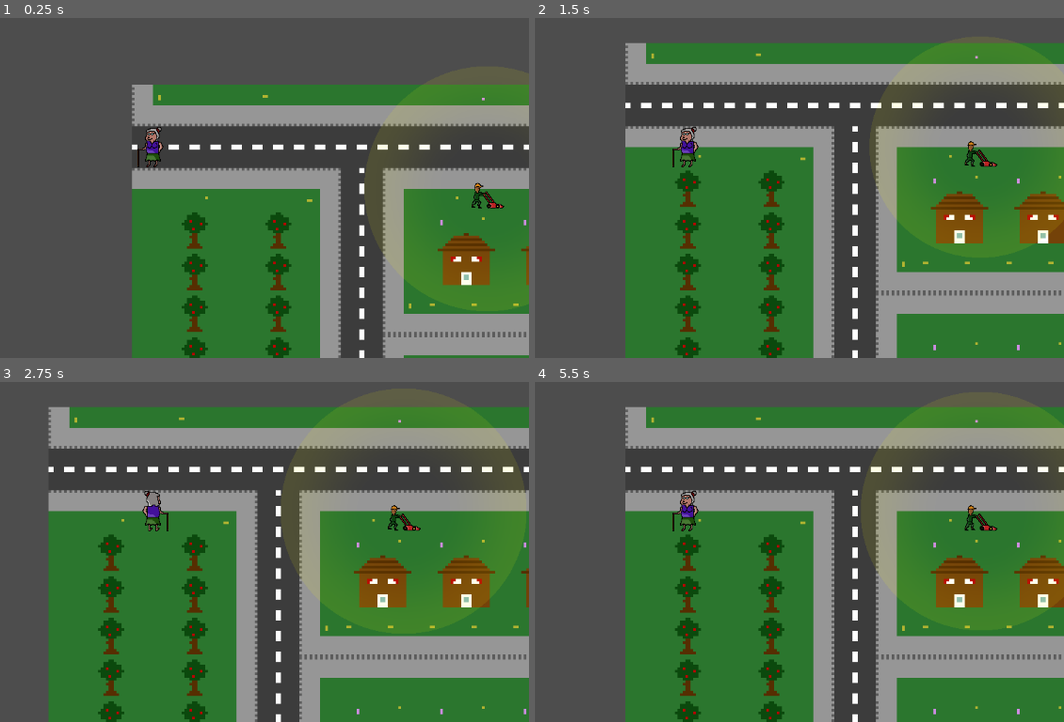
Above: before the commit, frames 1-4 (two rows, left to right).
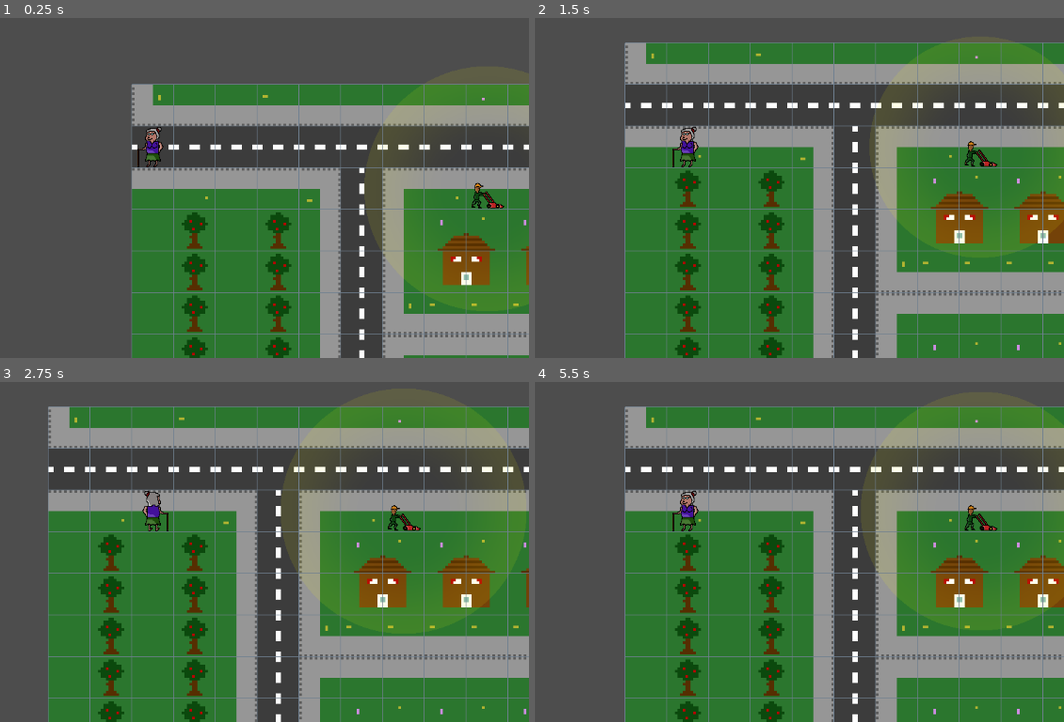
Above: after the commit, the same moments.

Repository: chrismeunier/EpicGameJam11
Game: Godot game, scene res://TileMap/world.tscn
The game is run twice, just before and just after one commit, with the same random seed, the same clock (stepped at 60 frames per second) and the same inputs.
Inputs (mouse positions are in pixels of both pictures, inside the frame that each line leads up to):
- Up to frame 1 (0.25 s): no input
- Up to frame 2 (1.5 s): tap Enter at 0.5 s; move the mouse to (852, 126) at 0.52 s; hold D (Right) 0.53-1.28 s; hold Shift 0.53-1.28 s; tap Space at 1.25 s; move the mouse to (535, 167) at 1.27 s; hold S (Down) from 1.28 s (still down); tap 2 at 1.35 s
- Up to frame 3 (2.75 s): move the mouse to (227, 419) at 2.02 s; release S (Down) at 2.03 s; hold D (Right) from 2.03 s (still down); tap 3 at 2.1 s
- Up to frame 4 (5.5 s): tap Enter at 2.75 s; move the mouse to (651, 596) at 2.77 s; release D (Right) at 2.78 s; hold W (Up) 2.78-3.53 s; tap 1 at 2.85 s; move the mouse to (915, 575) at 3.52 s; hold Shift 3.53-4.28 s; hold A (Left) 3.53-5.03 s; move the mouse to (outside the picture) at 4.27 s; tap 2 at 4.35 s; move the mouse to (725, 511) at 5.02 s; hold S (Down) from 5.03 s (still down); tap 3 at 5.1 s

The runs differ from the first frame. In frame 1, 2.4% of the frame differs, in the area x 24-100%, y 19-100%; in frame 2, 3.5%; in frame 3, 3.7%, in the area x 9-100%, y 7-100%; in frame 4, 3.5%.

Commit message:
add grid overlay

Diff:
--- /dev/null
+++ b/TileMap/grid.gd
@@ -0,0 +1,22 @@
+extends Node2D
+
+var tilemap: TileMapLayer
+
+@export var grid_color: Color = Color.SLATE_GRAY
+@export var cell_size: Vector2i = Vector2i(32, 32)
+
+func set_tilemap(tmap: TileMapLayer):
+	tilemap = tmap
+
+func _draw() -> void:
+	var size = tilemap.get_used_rect().size
+	var offset = Vector2(-16, -16)
+	var line_width = -1.0  # Set thickness here
+
+	for x in range(size.x):
+		for y in range(size.y):
+			var pos = tilemap.map_to_local(Vector2i(x, y)) + offset
+			# Vertical line
+			draw_line(pos, pos + Vector2(0, cell_size.y), grid_color, line_width)
+			# Horizontal line
+			draw_line(pos, pos + Vector2(cell_size.x, 0), grid_color, line_width)
--- /dev/null
+++ b/TileMap/grid.tscn
@@ -0,0 +1,6 @@
+[gd_scene load_steps=2 format=3 uid="uid://d07g2f0i2186d"]
+
+[ext_resource type="Script" uid="uid://cmdg8jsinfabu" path="res://TileMap/grid.gd" id="1_5ex3m"]
+
+[node name="Grid" type="Node2D"]
+script = ExtResource("1_5ex3m")
--- a/TileMap/world.gd
+++ b/TileMap/world.gd
@@ -1,10 +1,7 @@
 extends Node2D
 
+@onready var tilemap = $Map
 
-# Called when the node enters the scene tree for the first time.
 func _ready() -> void:
-	$Player.set_tilemap($Map)
-
-# Called every frame. 'delta' is the elapsed time since the previous frame.
-func _process(delta: float) -> void:
-	pass
+	$Player.set_tilemap(tilemap)
+	$Grid.set_tilemap(tilemap)
--- a/TileMap/world.tscn
+++ b/TileMap/world.tscn
@@ -1,9 +1,10 @@
-[gd_scene load_steps=9 format=4 uid="uid://gje6isjwjbvi"]
+[gd_scene load_steps=10 format=4 uid="uid://gje6isjwjbvi"]
 
 [ext_resource type="Texture2D" uid="uid://bddfgmg47ykri" path="res://Visuels/Miss_Understanding_Tilemap.png" id="1_f3sb7"]
 [ext_resource type="Script" uid="uid://cbukxpqeggff4" path="res://TileMap/world.gd" id="1_gynnu"]
 [ext_resource type="PackedScene" uid="uid://dkjvq1dd5doeu" path="res://characters/player.tscn" id="3_io7qj"]
 [ext_resource type="PackedScene" uid="uid://c48dqyga4uqa" path="res://characters/LawnMower.tscn" id="4_io7qj"]
+[ext_resource type="PackedScene" uid="uid://d07g2f0i2186d" path="res://TileMap/grid.tscn" id="5_xnmo7"]
 
 [sub_resource type="PhysicsMaterial" id="PhysicsMaterial_7u2o6"]
 bounce = 0.3
@@ -265,3 +266,5 @@
 
 [node name="LawnMower" parent="." instance=ExtResource("4_io7qj")]
 position = Vector2(272, 80)
+
+[node name="Grid" parent="." instance=ExtResource("5_xnmo7")]
Not shown, added: TileMap/grid.gd.uid
